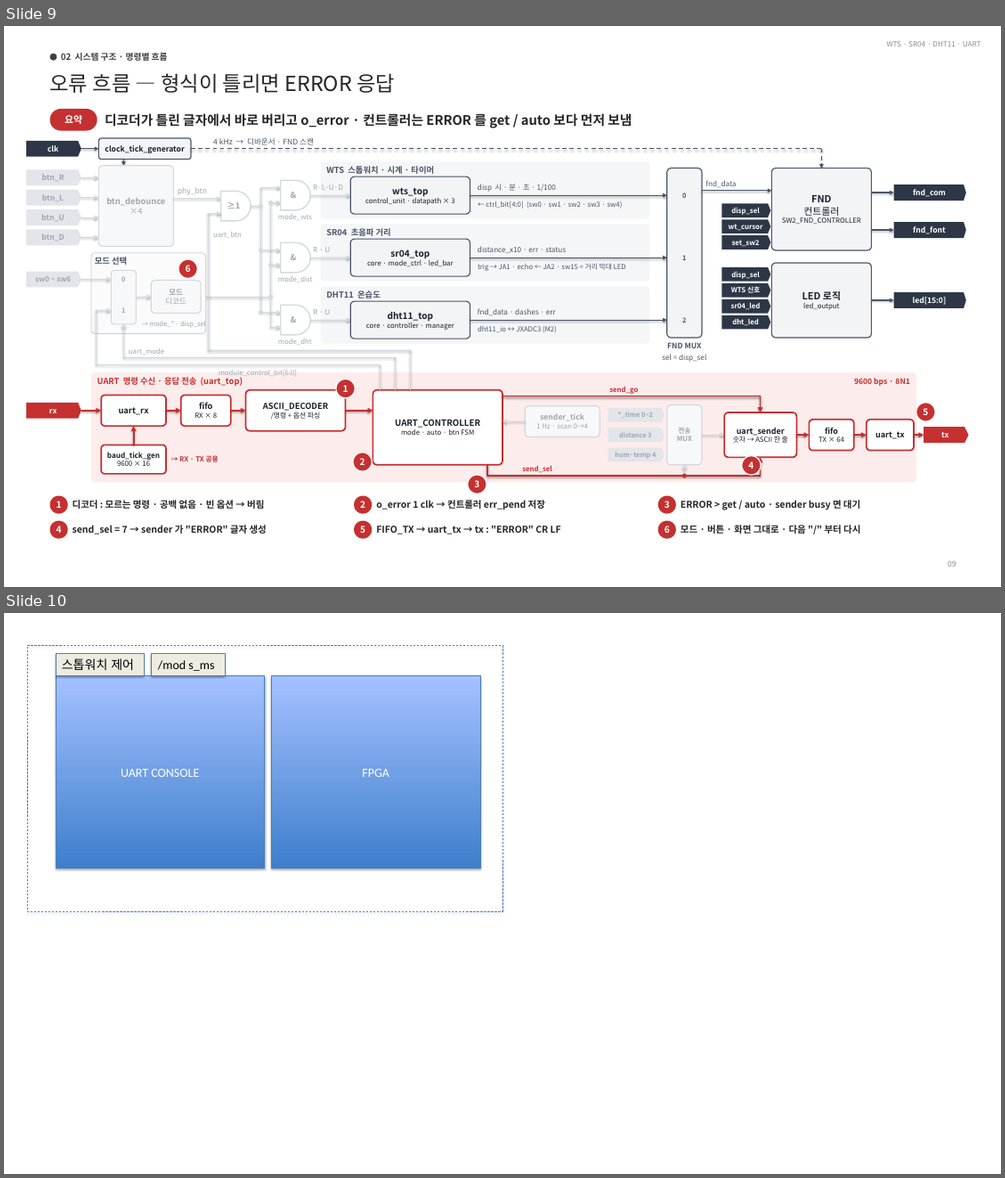
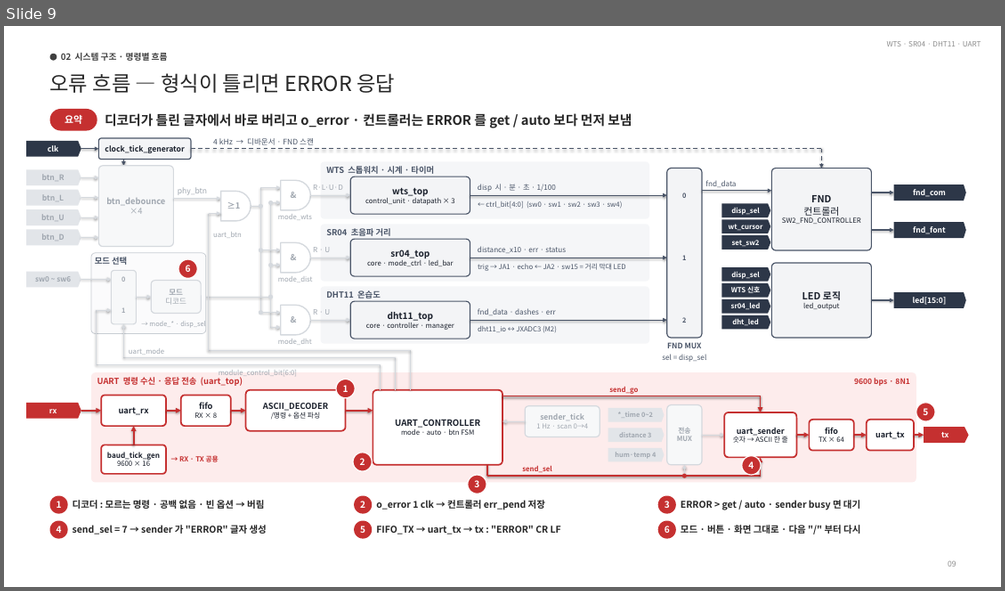
Before and after one commit to kimsacademy1234-max/BEST_Stop_watch_project, a slide deck: ahnsung/FINAL/ppt_make/merge_final_block_diagram.pptx. Shown one above the other, each under a label of ours: slides 9 and 10 before the commit, slide 9 after it. The pictures are 1005x1178 and 1005x591 pixels, drawn with LibreOffice and Linux fonts; fonts in the diff are those of the drawing. Boxes give left, top, right and bottom in pixels: in the first picture for what was removed or moved away, otherwise in the second. Text is boxed around its words. In the diff, an @@ line names an element or a change of style, - is before the commit and + after.

```diff
--- a/ahnsung/FINAL/ppt_make/merge_final_block_diagram.pptx
+++ b/ahnsung/FINAL/ppt_make/merge_final_block_diagram.pptx
@@ slide 10 removed at (4, 613, 1001, 1174), background #FFFFFF @@
@@ group removed at (27, 645, 502, 911): 5 rectangles @@
-UART CONSOLE
-FPGA
-/mod s_ms
-스톱워치 제어
```
Also in this commit, not shown: 4 slides added.
